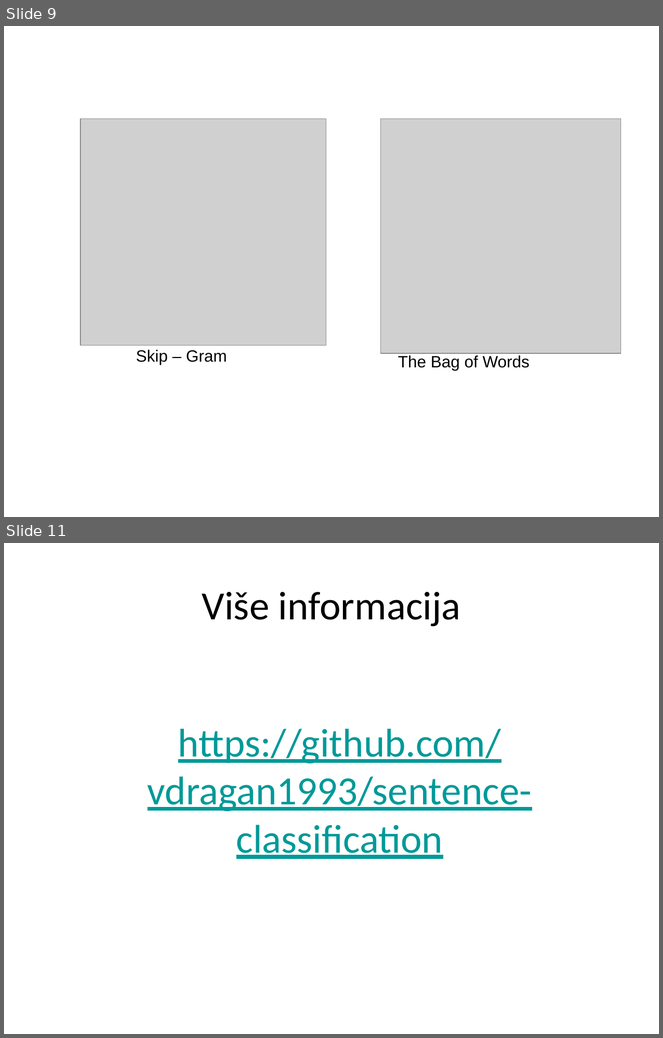
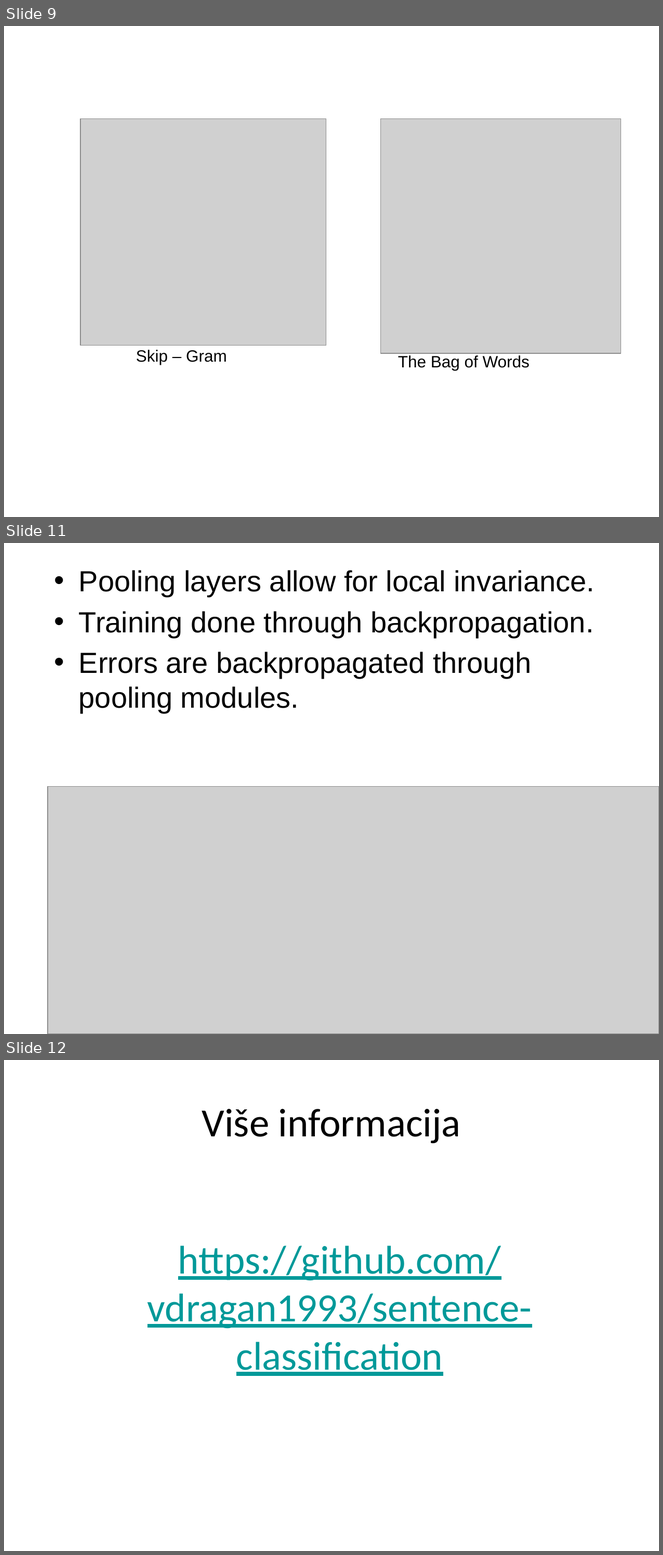
Before and after one commit to vdragan1993/sentence-classification, a slide deck: semantic_classification_ppt.pptx. Shown one above the other, each under a label of ours: slides 9 and 11 before the commit, slides 9, 11 and 12 after it; the slides between them are not shown. The pictures are 663x1038 and 663x1555 pixels, drawn with LibreOffice and Linux fonts; fonts in the diff are those of the drawing; grey boxes stand for pictures; background and template pictures are left out. Boxes give left, top, right and bottom in pixels: in the first picture for what was removed or moved away, otherwise in the second. Text is boxed around its words. In the diff, an @@ line names an element or a change of style, - is before the commit and + after.

Commit message:
Finished CNN, inserted few pictures.

```diff
--- a/semantic_classification_ppt.pptx
+++ b/semantic_classification_ppt.pptx
@@ slide 11 added at [4,543,659,1034], background picture (left out) @@
@@ text added at [79,570,595,714], 32 pt, text #000000 @@
+• Pooling layers allow for local invariance.
+• Training done through backpropagation.
+• Errors are backpropagated through pooling modules.
@@ picture added at [48,787,659,1034] @@
@@ what was slide 11 is now slide 12 @@
```
Also in this commit, not shown: 2 slides changed.
